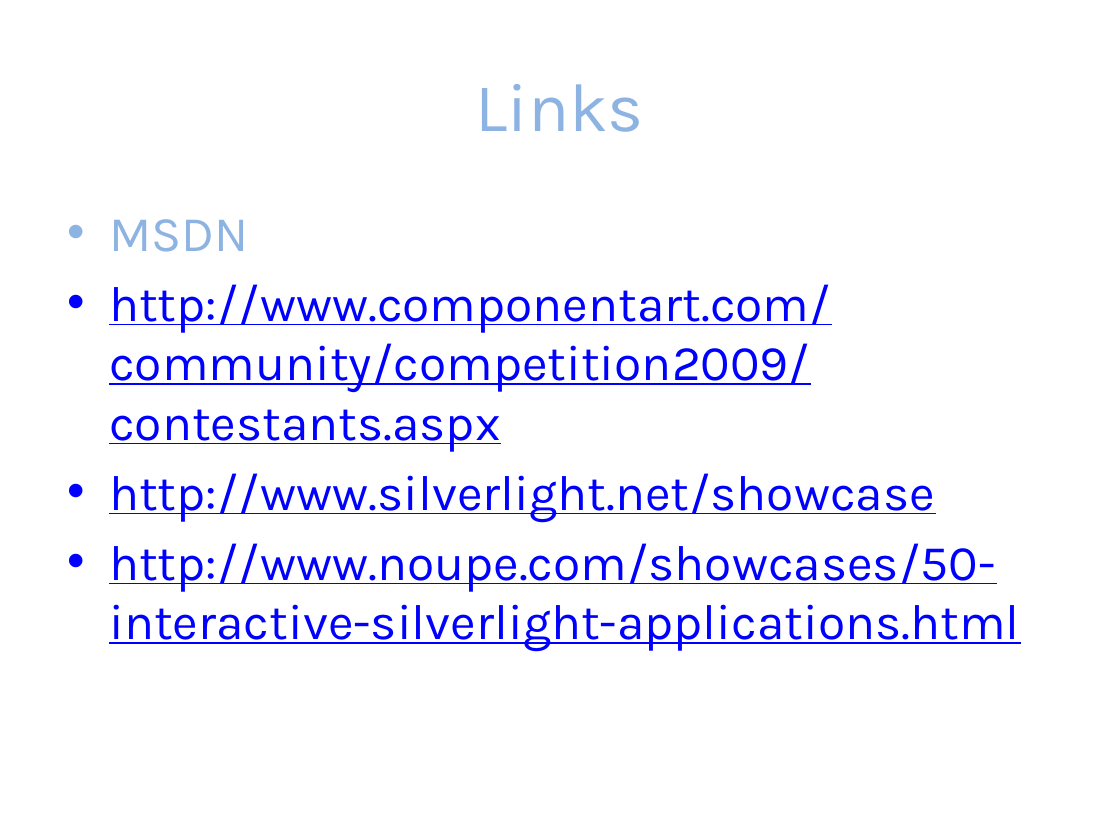
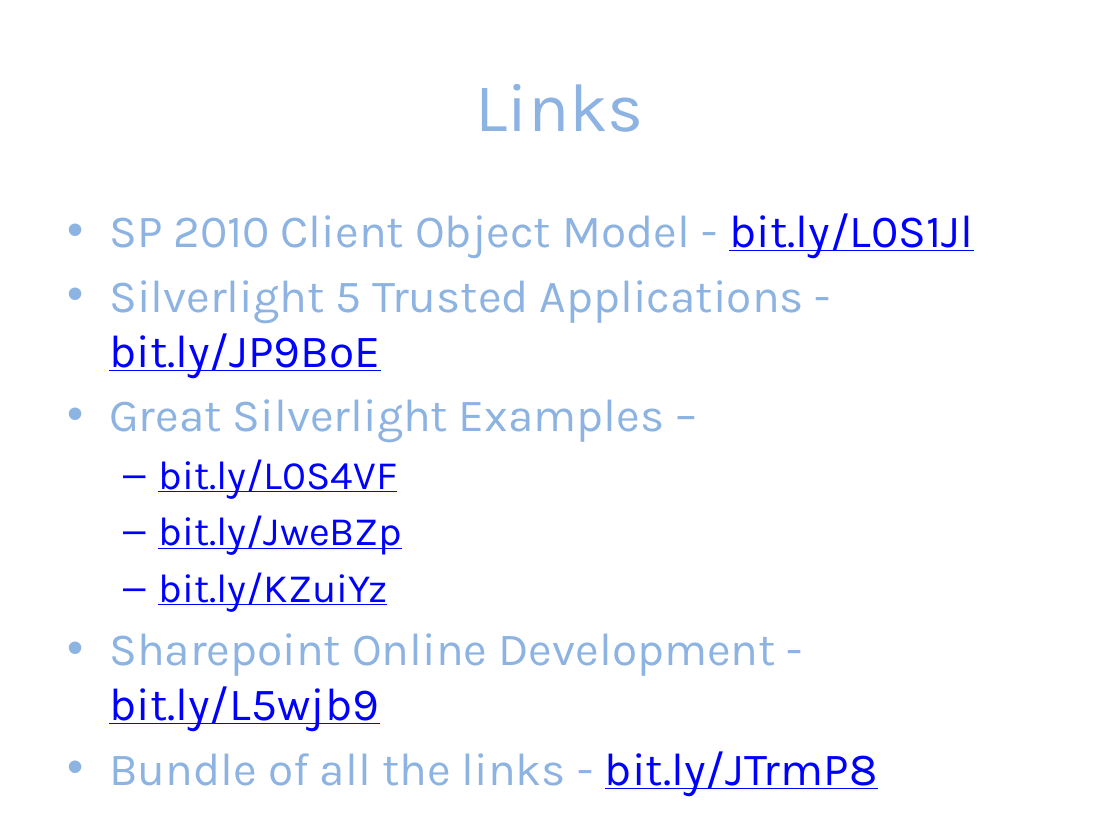
Before and after one commit to jacobladams/presentations, a slide deck: slide 17 of silverlight-and-sharepoint/Silverlight and SharePoint.pptx (slide 18 before the commit). Drawn at 1120x840 pixels with LibreOffice and Linux fonts; fonts in the diff are those of the drawing. Boxes give left, top, right and bottom in pixels: in the first picture for what was removed or moved away, otherwise in the second. Text is boxed around its words. In the diff, an @@ line names an element or a change of style, - is before the commit and + after.

Commit message:
Update links on presentation and added housekeeping and sponsor slides

```diff
--- a/silverlight-and-sharepoint/Silverlight and SharePoint.pptx
+++ b/silverlight-and-sharepoint/Silverlight and SharePoint.pptx
@@ text at (109, 213, 973, 796): text changed; size 32 to 29.6 pt; text colour #0000FF to #8DB3E2 @@
-• MSDN
-• http://www.componentart.com/community/competition2009/contestants.aspx
-• http://www.silverlight.net/showcase
-• http://www.noupe.com/showcases/50-interactive-silverlight-applications.html
+• SP 2010 Client Object Model - bit.ly/L0S1Jl
+• Silverlight 5 Trusted Applications - bit.ly/JP9BoE
+• Great Silverlight Examples –
+  – bit.ly/L0S4VF
+  – bit.ly/JweBZp
+  – bit.ly/KZuiYz
+• Sharepoint Online Development - bit.ly/L5wjb9
+• Bundle of all the links - bit.ly/JTrmP8
```
Also in this commit, not shown: 4 other slides changed, 2 slides added, 1 slide removed.
